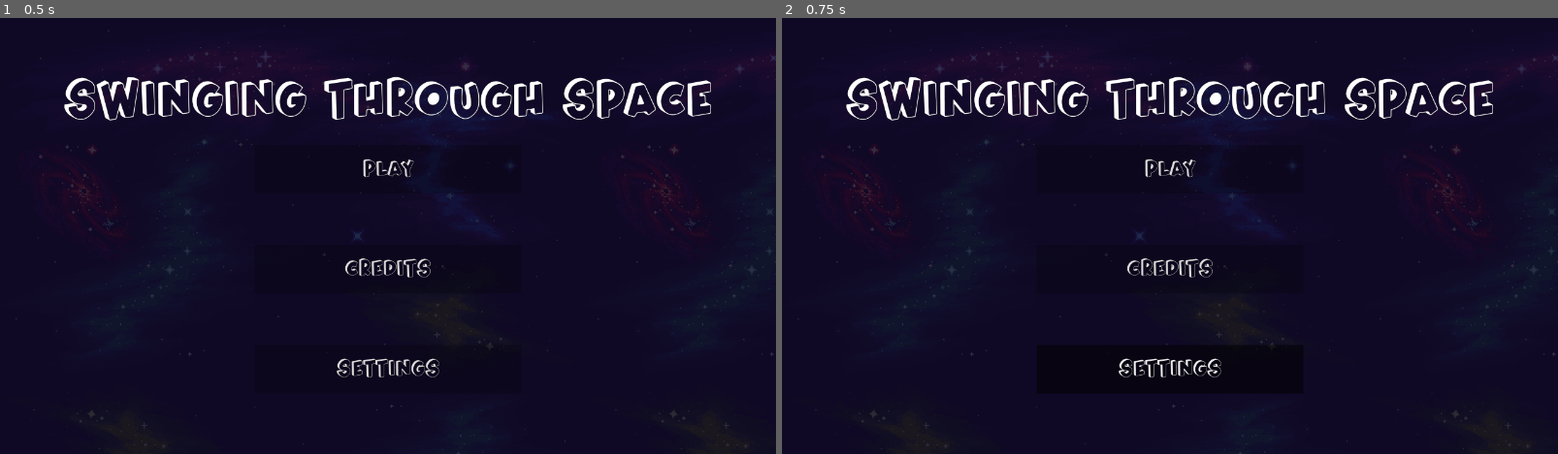
Above: before the commit, frames 1-2 (left to right).
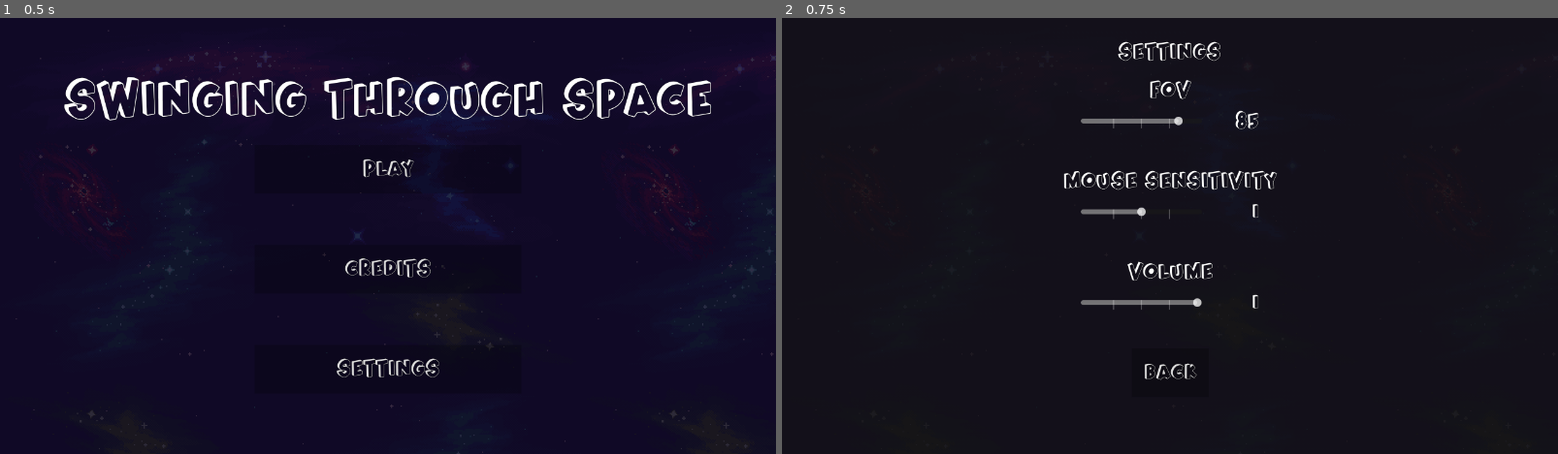
Above: after the commit, the same moments.

Repository: WeissSa/Space-Man
Game: Godot game, scene res://UI/MainMenu.tscn
The game is run twice, just before and just after one commit, with the same random seed, the same clock (stepped at 60 frames per second) and the same inputs.
Inputs:
- Up to frame 1 (0.5 s): no input
- Up to frame 2 (0.75 s): click "Settings" at 0.5 s

Frame 1 is identical in both runs. In frame 2, 5.5% of the frame differs, in the area x 2-100%, y 1-100%.

Commit message:
added basic settings

Diff:
--- a/Entities/player_hookshot.gd
+++ b/Entities/player_hookshot.gd
@@ -69,8 +69,8 @@
 
 	if Input.get_mouse_mode() == Input.MOUSE_MODE_CAPTURED:
 		if event is InputEventMouseMotion:
-			neck.rotate_y(-event.relative.x * mouse_sensitivity)
-			camera.rotate_x(-event.relative.y * mouse_sensitivity)
+			neck.rotate_y(-event.relative.x * mouse_sensitivity * GlobalSettings.SENSITIVITY)
+			camera.rotate_x(-event.relative.y * mouse_sensitivity * GlobalSettings.SENSITIVITY)
 			camera.rotation.x = clamp(camera.rotation.x, deg_to_rad(-80), deg_to_rad(90))
 
 
@@ -172,7 +172,6 @@
 
 
 func _physics_process(delta: float) -> void:
-
 	if is_paused:
 		return
 	if state != STATES.GRAVITATING:
@@ -196,5 +195,8 @@
 
 	if velocity.is_equal_approx(Vector3.ZERO):
 		state = STATES.STANDING
-
 	animate()
+
+
+func _on_ready():
+	camera_node.fov = GlobalSettings.FOV
--- a/Entities/player_hookshot.tscn
+++ b/Entities/player_hookshot.tscn
@@ -41,22 +41,6 @@
 outer_radius = 0.8
 rings = 10
 
-[sub_resource type="Animation" id="Animation_yqx80"]
-resource_name = "JumpZoomout"
-length = 0.2
-tracks/0/type = "value"
-tracks/0/imported = false
-tracks/0/enabled = true
-tracks/0/path = NodePath("Camera3D:fov")
-tracks/0/interp = 1
-tracks/0/loop_wrap = true
-tracks/0/keys = {
-"times": PackedFloat32Array(0, 0.2),
-"transitions": PackedFloat32Array(1, 1),
-"update": 0,
-"values": [85.0, 90.0]
-}
-
 [sub_resource type="Animation" id="Animation_xhjtx"]
 length = 0.001
 tracks/0/type = "value"
@@ -74,22 +58,10 @@
 tracks/1/type = "value"
 tracks/1/imported = false
 tracks/1/enabled = true
-tracks/1/path = NodePath("Camera3D:fov")
+tracks/1/path = NodePath("../../Walk:playing")
 tracks/1/interp = 1
 tracks/1/loop_wrap = true
 tracks/1/keys = {
-"times": PackedFloat32Array(0),
-"transitions": PackedFloat32Array(1),
-"update": 0,
-"values": [85.0]
-}
-tracks/2/type = "value"
-tracks/2/imported = false
-tracks/2/enabled = true
-tracks/2/path = NodePath("../../Walk:playing")
-tracks/2/interp = 1
-tracks/2/loop_wrap = true
-tracks/2/keys = {
 "times": PackedFloat32Array(0),
 "transitions": PackedFloat32Array(1),
 "update": 1,
@@ -127,7 +99,6 @@
 
 [sub_resource type="AnimationLibrary" id="AnimationLibrary_wm3e8"]
 _data = {
-"JumpZoomout": SubResource("Animation_yqx80"),
 "RESET": SubResource("Animation_xhjtx"),
 "ShakeStrong": SubResource("Animation_p4j4e")
 }
@@ -187,7 +158,7 @@
 libraries = {
 "": SubResource("AnimationLibrary_wm3e8")
 }
-blend_times = [&"RESET", &"JumpZoomout", 0.1, &"RESET", &"ShakeStrong", 0.5, &"JumpZoomout", &"RESET", 0.25]
+blend_times = [&"RESET", &"ShakeStrong", 0.5, &"RESET", &"JumpZoomout", 0.1, &"JumpZoomout", &"RESET", 0.25]
 
 [node name="CoyoteTime" type="Timer" parent="."]
 wait_time = 0.25
@@ -207,3 +178,5 @@
 unit_size = 2.0
 pitch_scale = 0.3
 bus = &"Player"
+
+[connection signal="ready" from="." to="." method="_on_ready"]
--- /dev/null
+++ b/UI/GlobalSettings.gd
@@ -0,0 +1,40 @@
+extends Node
+
+
+var FOV: int = 85
+var VOLUME: float  = 1.0
+var SENSITIVITY: float = 1.0
+
+func _ready():
+	load_game()
+
+func set_FOV(new: int):
+	FOV = new
+
+func set_Volume(new: float):
+	VOLUME = new
+
+func set_Sensitivity(new: float):
+	SENSITIVITY = new
+
+func save_game():
+	var save_game = FileAccess.open("user://savegame.save", FileAccess.WRITE)
+	var save_data: Dictionary = {
+		"FOV": str(FOV),
+		"VOLUME": str(VOLUME),
+		"SENSITIVITY": str(SENSITIVITY)
+	}
+	save_game.store_line(JSON.stringify(save_data))
+
+func load_game():
+	if not FileAccess.file_exists("user://savegame.save"):
+		return
+	var save_game = FileAccess.open("user://savegame.save", FileAccess.READ)
+	var data = save_game.get_line()
+	var res = JSON.parse_string(data)
+	if res.FOV:
+		set_FOV(int(res.FOV))
+	if res.SENSITIVITY:
+		set_Sensitivity(float(res.SENSITIVITY))
+	if res.VOLUME:
+		set_Volume(float(res.VOLUME))
--- a/UI/MainMenu.gd
+++ b/UI/MainMenu.gd
@@ -3,12 +3,18 @@
 @onready var credits = $Credits
 @onready var credits_label = $Credits/Credits
 
+@onready var fov_label: Label = $Settings/FOV/Label2
+@onready var sens_label: Label  = $Settings/Sensitivity/Label2
+@onready var volume_label: Label  = $Settings/Volume/Label2
+@onready var settings: Control = $Settings
 
 # Called when the node enters the scene tree for the first time.
 func _ready():
 	var file = FileAccess.open("res://attributions.txt", FileAccess.READ)
 	credits_label.text = file.get_as_text()
-
+	fov_label.text = str(GlobalSettings.FOV)
+	sens_label.text = str(GlobalSettings.SENSITIVITY)
+	volume_label.text = str(GlobalSettings.VOLUME)
 
 func _on_close_pressed():
 	credits.visible = false
@@ -20,3 +26,51 @@
 
 func _on_play_pressed():
 	get_tree().change_scene_to_file("res://level/level.tscn")
+
+
+func _on_fov_slider_value_changed(value: float):
+	if fov_label:
+		fov_label.text = str(value)
+		GlobalSettings.set_FOV(value)
+		GlobalSettings.save_game()
+
+
+func _on_sensitivity_slider_value_changed(value: float):
+	if sens_label:
+		sens_label.text = str(value)
+		GlobalSettings.set_Sensitivity(value)
+		GlobalSettings.save_game()
+
+
+func _on_volume_slider_value_changed(value: float):
+	if volume_label:
+		volume_label.text = str(value)
+		GlobalSettings.set_Volume(value)
+		AudioServer.set_bus_volume_db(AudioServer.get_bus_index("Master"),
+			0 - (1 - value) * 10);
+		AudioServer.set_bus_mute(AudioServer.get_bus_index("Master"), value == 0)
+		GlobalSettings.save_game()
+
+
+func _on_button_pressed():
+	settings.visible = false
+	$Title.visible = true
+	$Buttons.visible = true
+
+
+func _on_settings_pressed():
+	settings.visible = true
+	$Title.visible = false
+	$Buttons.visible = false
+
+
+func _on_fov_slider_ready():
+	$Settings/FOV/FOVSlider.value = GlobalSettings.FOV
+
+
+func _on_sensitivity_slider_ready():
+	$Settings/Sensitivity/SensitivitySlider.value = GlobalSettings.SENSITIVITY
+
+
+func _on_volume_slider_ready():
+	$Settings/Volume/VolumeSlider.value = GlobalSettings.VOLUME
--- a/UI/MainMenu.tscn
+++ b/UI/MainMenu.tscn
@@ -36,7 +36,7 @@
 offset_bottom = 1193.0
 texture = ExtResource("1_01025")
 
-[node name="Label" type="Label" parent="."]
+[node name="Title" type="Label" parent="."]
 layout_mode = 1
 anchors_preset = 5
 anchor_left = 0.5
@@ -153,6 +153,166 @@
 text = "Close
 "
 
+[node name="Settings" type="Control" parent="."]
+visible = false
+layout_mode = 1
+anchors_preset = 15
+anchor_right = 1.0
+anchor_bottom = 1.0
+grow_horizontal = 2
+grow_vertical = 2
+theme = ExtResource("2_utj7a")
+
+[node name="ColorRect" type="ColorRect" parent="Settings"]
+layout_mode = 1
+anchors_preset = 15
+anchor_right = 1.0
+anchor_bottom = 1.0
+grow_horizontal = 2
+grow_vertical = 2
+color = Color(0.0784314, 0.0784314, 0.0784314, 0.67451)
+
+[node name="Label" type="Label" parent="Settings"]
+layout_mode = 1
+anchors_preset = 5
+anchor_left = 0.5
+anchor_right = 0.5
+offset_left = -86.0
+offset_top = 37.0
+offset_right = 86.0
+offset_bottom = 77.0
+grow_horizontal = 2
+theme = ExtResource("2_utj7a")
+text = "Settings"
+
+[node name="Label3" type="Label" parent="Settings"]
+layout_mode = 1
+anchors_preset = 5
+anchor_left = 0.5
+anchor_right = 0.5
+offset_left = -34.0
+offset_top = 100.0
+offset_right = 35.0
+offset_bottom = 140.0
+grow_horizontal = 2
+text = "FOV"
+
+[node name="FOV" type="HBoxContainer" parent="Settings"]
+layout_direction = 3
+layout_mode = 1
+anchors_preset = 5
+anchor_left = 0.5
+anchor_right = 0.5
+offset_left = -130.0
+offset_top = 150.0
+offset_right = 130.0
+offset_bottom = 190.0
+grow_horizontal = 2
+theme_override_constants/separation = 20
+
+[node name="Label2" type="Label" parent="Settings/FOV"]
+custom_minimum_size = Vector2(74, 0)
+layout_mode = 2
+text = "85"
+
+[node name="FOVSlider" type="HSlider" parent="Settings/FOV"]
+custom_minimum_size = Vector2(200, 40)
+layout_mode = 2
+min_value = 60.0
+max_value = 90.0
+value = 85.0
+tick_count = 5
+
+[node name="Label2" type="Label" parent="Settings"]
+layout_mode = 1
+anchors_preset = 5
+anchor_left = 0.5
+anchor_right = 0.5
+offset_left = -176.0
+offset_top = 250.0
+offset_right = 177.0
+offset_bottom = 290.0
+grow_horizontal = 2
+text = "Mouse Sensitivity"
+horizontal_alignment = 1
+
+[node name="Sensitivity" type="HBoxContainer" parent="Settings"]
+layout_direction = 3
+layout_mode = 1
+anchors_preset = 5
+anchor_left = 0.5
+anchor_right = 0.5
+offset_left = -135.0
+offset_top = 300.0
+offset_right = 135.0
+offset_bottom = 340.0
+grow_horizontal = 2
+theme_override_constants/separation = 20
+
+[node name="Label2" type="Label" parent="Settings/Sensitivity"]
+custom_minimum_size = Vector2(74, 0)
+layout_mode = 2
+text = "1.0"
+
+[node name="SensitivitySlider" type="HSlider" parent="Settings/Sensitivity"]
+custom_minimum_size = Vector2(200, 40)
+layout_mode = 2
+max_value = 2.0
+step = 0.05
+value = 1.0
+tick_count = 5
+
+[node name="Label4" type="Label" parent="Settings"]
+layout_mode = 1
+anchors_preset = 5
+anchor_left = 0.5
+anchor_right = 0.5
+offset_left = -176.0
+offset_top = 400.0
+offset_right = 177.0
+offset_bottom = 440.0
+grow_horizontal = 2
+text = "Volume"
+horizontal_alignment = 1
+
+[node name="Volume" type="HBoxContainer" parent="Settings"]
+layout_direction = 3
+layout_mode = 1
+anchors_preset = 5
+anchor_left = 0.5
+anchor_right = 0.5
+offset_left = -135.0
+offset_top = 450.0
+offset_right = 135.0
+offset_bottom = 490.0
+grow_horizontal = 2
+theme_override_constants/separation = 20
+
+[node name="Label2" type="Label" parent="Settings/Volume"]
+custom_minimum_size = Vector2(74, 0)
+layout_mode = 2
+text = "1.0"
+
+[node name="VolumeSlider" type="HSlider" parent="Settings/Volume"]
+custom_minimum_size = Vector2(200, 40)
+layout_mode = 2
+max_value = 1.0
+step = 0.05
+value = 1.0
+tick_count = 5
+
+[node name="Button" type="Button" parent="Settings"]
+layout_mode = 1
+anchors_preset = 5
+anchor_left = 0.5
+anchor_right = 0.5
+offset_left = -43.5
+offset_top = 566.0
+offset_right = 43.5
+offset_bottom = 606.0
+grow_horizontal = 2
+text = "Back"
+
 [node name="AudioStreamPlayer" type="AudioStreamPlayer" parent="."]
 stream = ExtResource("5_fb8lg")
 volume_db = -20.0
@@ -160,4 +320,12 @@
 
 [connection signal="pressed" from="Buttons/Play" to="." method="_on_play_pressed"]
 [connection signal="pressed" from="Buttons/Credits" to="." method="_on_credits_pressed"]
+[connection signal="pressed" from="Buttons/Settings" to="." method="_on_settings_pressed"]
 [connection signal="pressed" from="Credits/Close" to="." method="_on_close_pressed"]
+[connection signal="ready" from="Settings/FOV/FOVSlider" to="." method="_on_fov_slider_ready"]
+[connection signal="value_changed" from="Settings/FOV/FOVSlider" to="." method="_on_fov_slider_value_changed"]
+[connection signal="ready" from="Settings/Sensitivity/SensitivitySlider" to="." method="_on_sensitivity_slider_ready"]
+[connection signal="value_changed" from="Settings/Sensitivity/SensitivitySlider" to="." method="_on_sensitivity_slider_value_changed"]
+[connection signal="ready" from="Settings/Volume/VolumeSlider" to="." method="_on_volume_slider_ready"]
+[connection signal="value_changed" from="Settings/Volume/VolumeSlider" to="." method="_on_volume_slider_value_changed"]
+[connection signal="pressed" from="Settings/Button" to="." method="_on_button_pressed"]
--- a/project.godot
+++ b/project.godot
@@ -16,6 +16,10 @@
 config/features=PackedStringArray("4.2", "Forward Plus")
 boot_splash/bg_color=Color(0.129412, 0.0980392, 0.305882, 1)
 config/icon="res://HookShot.png"
+
+[autoload]
+
+GlobalSettings="*res://UI/GlobalSettings.gd"
 
 [display]
 
Not shown: 1 places in Entities/player_hookshot.tscn that only renumber resources
